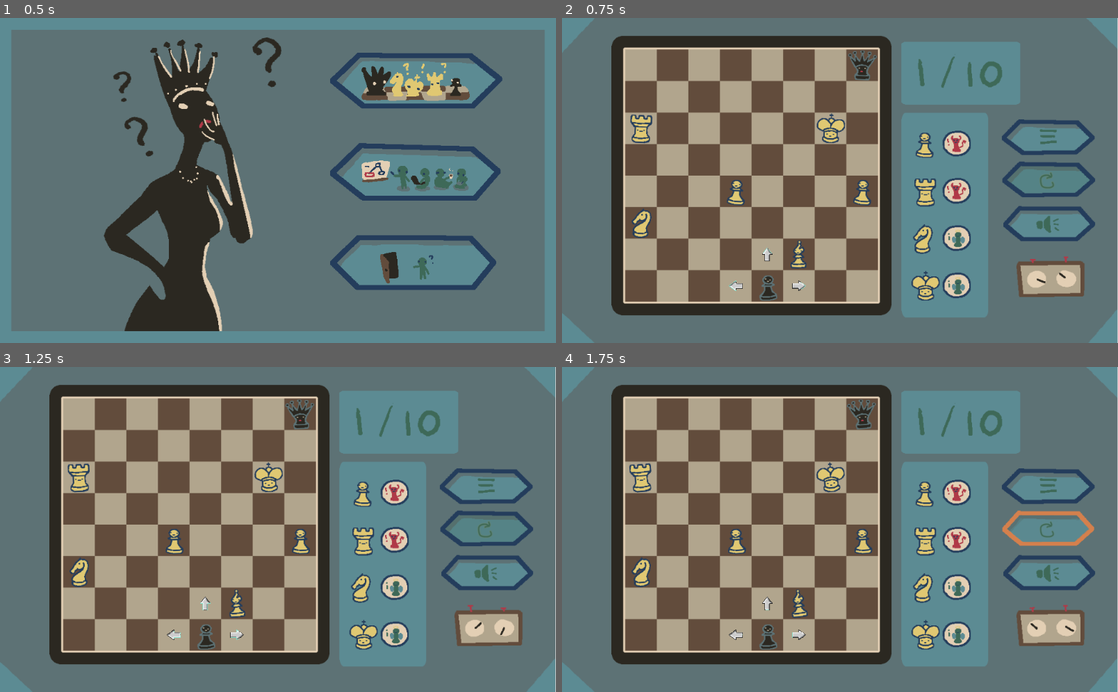
Above: before the commit, frames 1-4 (two rows, left to right).
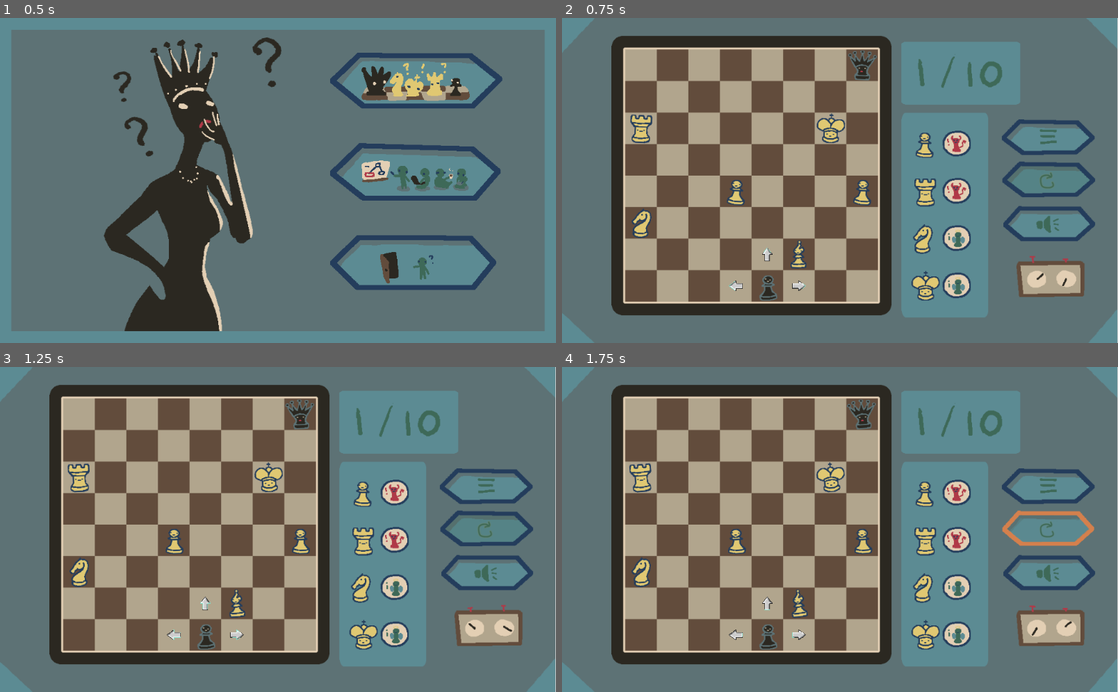
Above: after the commit, the same moments.

Repository: Windastella/ScribbleJam
Game: Godot game, scene res://Scenes/Main.tscn
Same seed, same stepped clock (60 frames per second), same inputs: the game is played once before the commit and once after it.
Inputs (mouse positions are in pixels of both pictures, inside the frame that each line leads up to):
- Up to frame 1 (0.5 s): no input
- Up to frame 2 (0.75 s): click (979, 79) at 0.5 s
- Up to frame 3 (1.25 s): no input
- Up to frame 4 (1.75 s): click (1051, 529) at 1.25 s

Frame 1 is identical in both runs. In frame 2, less than 0.1% of the frame differs, in the area x 31-91%, y 72-84%; in frame 3, less than 0.1%, in the area x 31-93%, y 72-84%; in frame 4, less than 0.1%.

Commit message:
end level

Diff:
--- a/Scenes/Base_Level.tscn
+++ b/Scenes/Base_Level.tscn
@@ -203,7 +203,6 @@
 pause_mode = 2
 position = Vector2( 992, 528 )
 frames = SubResource( 1 )
-frame = 1
 playing = true
 
 [node name="level" type="Sprite" parent="Camera"]
@@ -372,7 +371,6 @@
 position = Vector2( -64, -64 )
 scale = Vector2( 1, 0.998333 )
 frames = SubResource( 22 )
-frame = 1
 playing = true
 centered = false
 
--- /dev/null
+++ b/Scenes/Levels/End.tscn
@@ -0,0 +1,43 @@
+[gd_scene load_steps=8 format=2]
+
+[ext_resource path="res://assets/Win/congrat_screen1.png" type="Texture" id=1]
+[ext_resource path="res://assets/Win/congrat_screen2.png" type="Texture" id=2]
+[ext_resource path="res://assets/Win/next_button.png" type="Texture" id=3]
+[ext_resource path="res://assets/Win/next_button_selected.png" type="Texture" id=4]
+[ext_resource path="res://Scripts/End.gd" type="Script" id=5]
+[ext_resource path="res://assets/Sounds/Music/Ending fanfare with fireworks (1).wav" type="AudioStream" id=6]
+
+[sub_resource type="SpriteFrames" id=1]
+animations = [ {
+"frames": [ ExtResource( 1 ), ExtResource( 2 ) ],
+"loop": true,
+"name": "default",
+"speed": 5.0
+} ]
+
+[node name="Node2D" type="AnimatedSprite"]
+frames = SubResource( 1 )
+frame = 1
+playing = true
+centered = false
+script = ExtResource( 5 )
+
+[node name="AudioStreamPlayer" type="AudioStreamPlayer" parent="."]
+stream = ExtResource( 6 )
+pitch_scale = 1.75
+autoplay = true
+
+[node name="TextureButton" type="TextureButton" parent="."]
+margin_left = 816.0
+margin_top = 480.0
+margin_right = 995.0
+margin_bottom = 576.0
+texture_normal = ExtResource( 3 )
+texture_pressed = ExtResource( 4 )
+texture_hover = ExtResource( 4 )
+texture_disabled = ExtResource( 3 )
+texture_focused = ExtResource( 4 )
+__meta__ = {
+"_edit_use_anchors_": false
+}
+[connection signal="pressed" from="TextureButton" to="." method="_on_TextureButton_pressed"]
--- a/Scenes/Levels/Level_10.tscn
+++ b/Scenes/Levels/Level_10.tscn
@@ -19,14 +19,13 @@
 [ext_resource path="res://assets/Pieces/BKnight.tres" type="Texture" id=17]
 [ext_resource path="res://assets/Pieces/heart_broken.png" type="Texture" id=18]
 [ext_resource path="res://assets/Numbers/level10.png" type="Texture" id=19]
+[ext_resource path="res://Scenes/Levels/End.tscn" type="PackedScene" id=20]
 
 [node name="Level" instance=ExtResource( 1 )]
 answer = 5
+next_level = ExtResource( 20 )
 
-[node name="clock" parent="Camera" index="5"]
-frame = 0
-
-[node name="level" parent="Camera" index="6"]
+[node name="level" parent="Camera" index="7"]
 position = Vector2( 825, 112 )
 texture = ExtResource( 19 )
 
@@ -74,3 +73,6 @@
 
 [node name="Honest2" parent="Hint" index="2" instance=ExtResource( 4 )]
 position = Vector2( 672, 480 )
+
+[node name="AnimatedSprite" parent="CanvasLayer/Win" index="0"]
+frame = 0
--- a/Scenes/Player.tscn
+++ b/Scenes/Player.tscn
@@ -125,7 +125,7 @@
 
 [node name="Sprite" type="AnimatedSprite" parent="Arrows/Right"]
 frames = SubResource( 22 )
-frame = 12
+frame = 13
 speed_scale = 5.0
 playing = true
 
@@ -147,7 +147,7 @@
 [node name="Sprite" type="AnimatedSprite" parent="Arrows/Left"]
 rotation = 3.14159
 frames = SubResource( 22 )
-frame = 10
+frame = 11
 speed_scale = 5.0
 playing = true
 
@@ -169,7 +169,7 @@
 [node name="Sprite" type="AnimatedSprite" parent="Arrows/Up"]
 rotation = -1.5708
 frames = SubResource( 22 )
-frame = 11
+frame = 12
 speed_scale = 5.0
 playing = true
 
--- /dev/null
+++ b/Scripts/End.gd
@@ -0,0 +1,8 @@
+extends AnimatedSprite
+
+
+signal change_level
+signal reset_level
+
+func _on_TextureButton_pressed():
+	emit_signal("change_level", null);
Not shown: 1 places in Scenes/Levels/Level_10.tscn that only renumber resources
Not shown, added: assets/Sounds/Music/Ending fanfare with fireworks (1).wav.import
Binary file added: assets/Win/congrat_screen1.png
Not shown, added: assets/Win/congrat_screen1.png.import
Binary file added: assets/Win/congrat_screen2.png
Not shown, added: assets/Win/congrat_screen2.png.import
Not shown, added: assets/Sounds/Music/Ending fanfare with fireworks (1).wav
